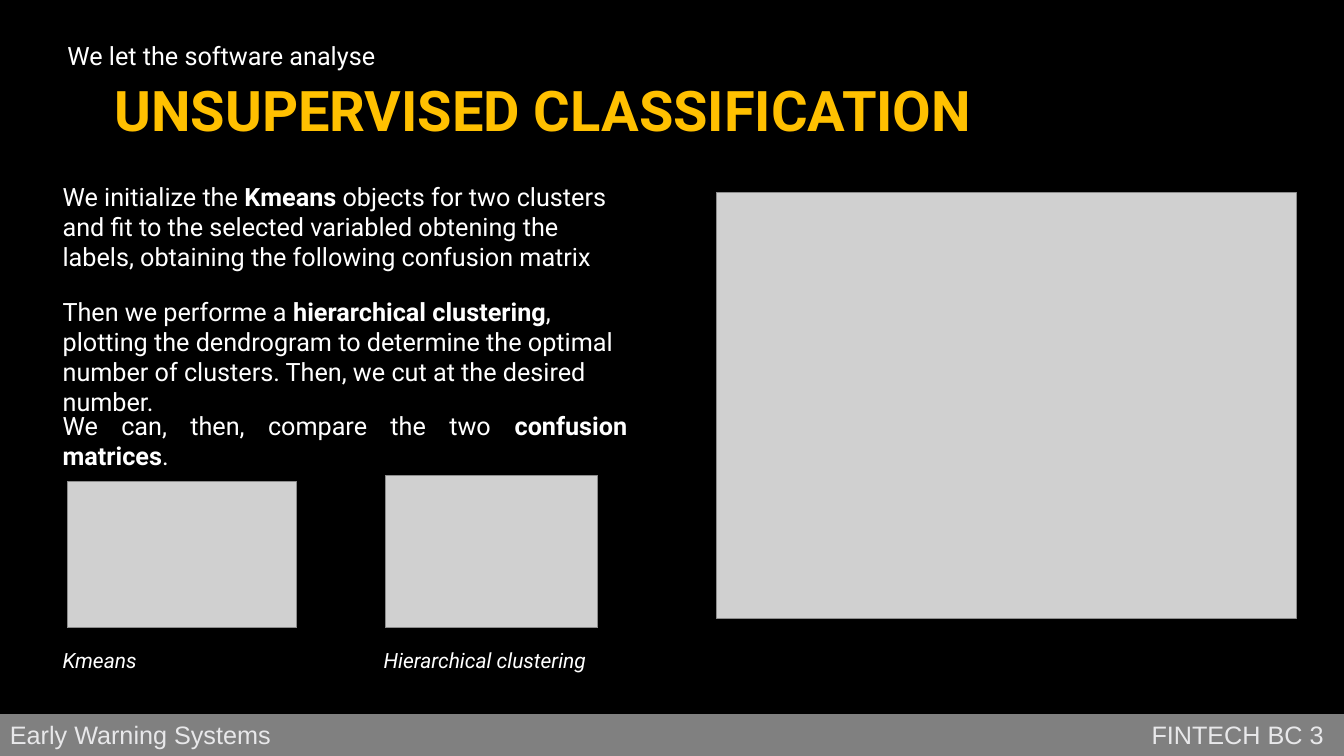
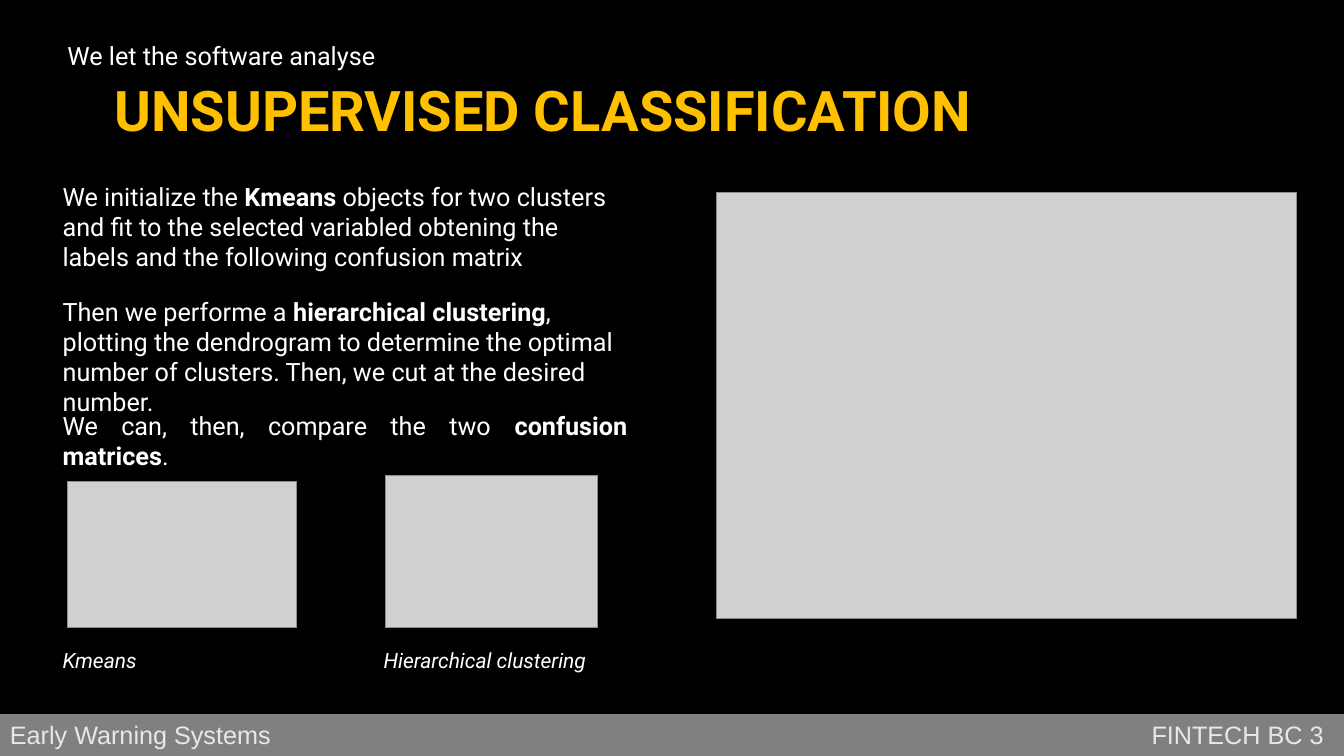
Before and after one commit to jstringara/Fintech, a slide deck: slide 7 of BC3/G/Bozza.pptx. Drawn at 1344x756 pixels with LibreOffice and Linux fonts; fonts in the diff are those of the drawing; grey boxes stand for pictures; background and template pictures are left out. Boxes give left, top, right and bottom in pixels: in the first picture for what was removed or moved away, otherwise in the second. Text is boxed around its words. In the diff, an @@ line names an element or a change of style, - is before the commit and + after.

```diff
--- a/BC3/G/Bozza.pptx
+++ b/BC3/G/Bozza.pptx
@@ text at [63, 187, 606, 272]: text changed @@
-We initialize the Kmeans objects for two clusters and fit to the selected variabled obtening the labels, obtaining the following confusion matrix
+We initialize the Kmeans objects for two clusters and fit to the selected variabled obtening the labels and the following confusion matrix
```
